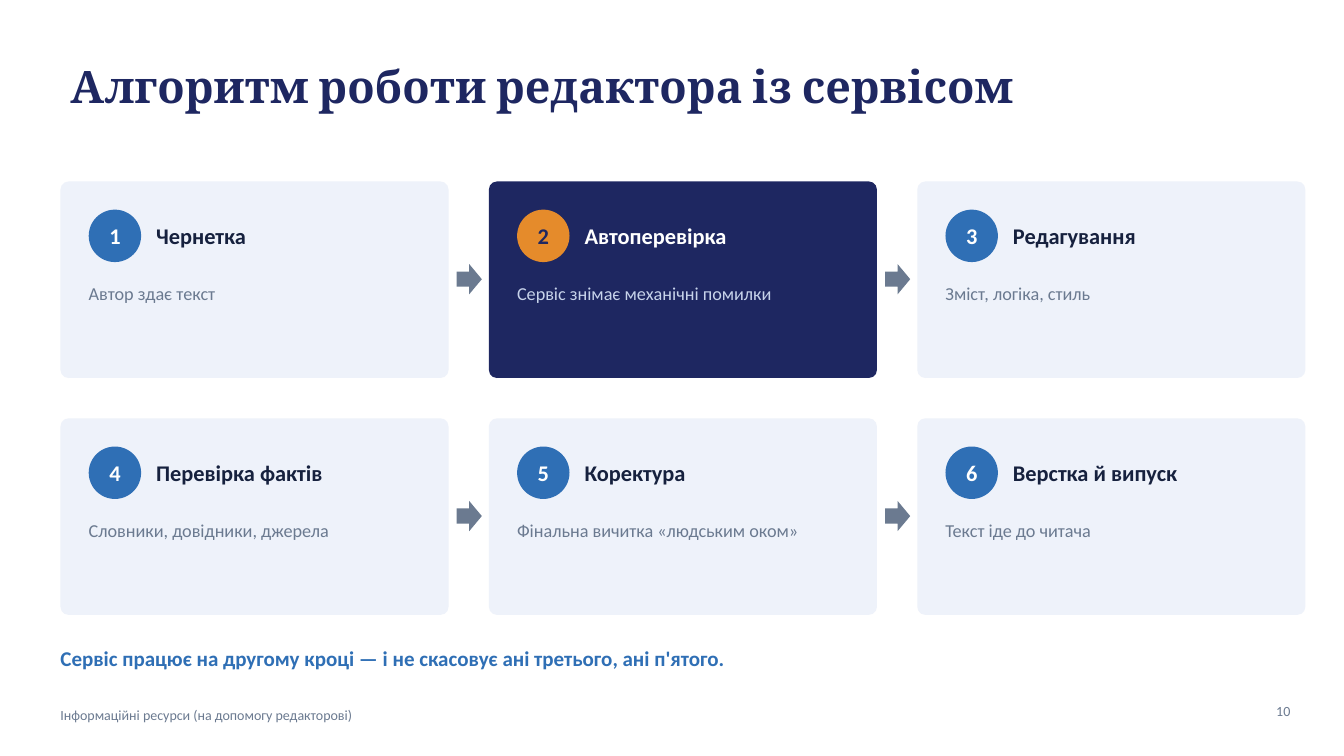
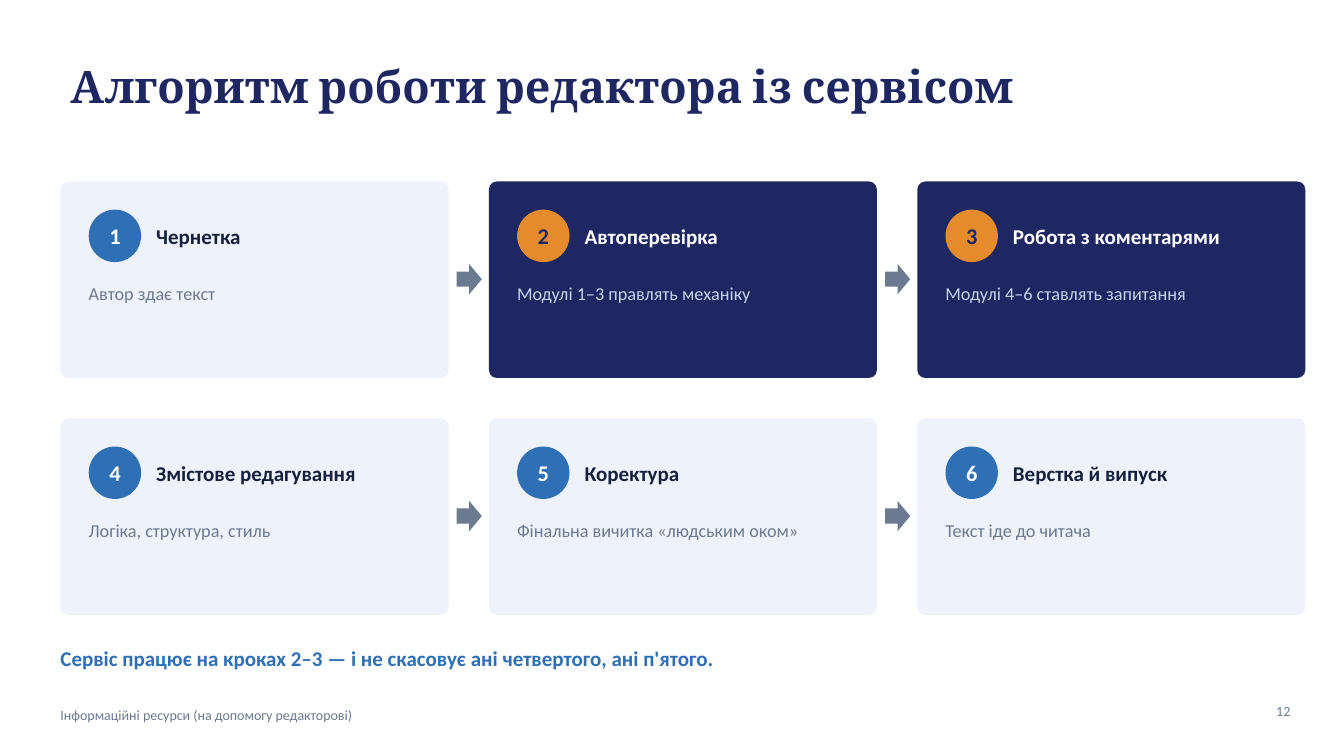
Before and after one commit to anesvidomin/VR, a slide deck: slide 12 of Informatsiini-resursy-OnlineCorrector.pptx (slide 10 before the commit). Drawn at 1344x756 pixels with LibreOffice and Linux fonts; fonts in the diff are those of the drawing. Boxes give left, top, right and bottom in pixels: in the first picture for what was removed or moved away, otherwise in the second. Text is boxed around its words. In the diff, an @@ line names an element or a change of style, - is before the commit and + after.

```diff
--- a/Informatsiini-resursy-OnlineCorrector.pptx
+++ b/Informatsiini-resursy-OnlineCorrector.pptx
@@ rounded rectangle at (x1=918, y1=181, x2=1306, y2=378): fill #EEF2FA to #1E2761 @@
@@ text "3" at (x1=966, y1=229, x2=977, y2=244): text colour #FFFFFF to #1E2761 @@
@@ ellipse at (x1=946, y1=210, x2=998, y2=262): fill #2F6FB5 to #E58B2B @@
@@ text at (x1=1013, y1=229, x2=1220, y2=248): text changed; size 16 to 15 pt; text colour #16213E to #FFFFFF @@
-Редагування
+Робота з коментарями
@@ text at (x1=517, y1=287, x2=750, y2=303): text changed @@
-Сервіс знімає механічні помилки
+Модулі 1–3 правлять механіку
@@ text at (x1=945, y1=287, x2=1185, y2=303): text changed; text colour #6B7A90 to #C7D3EA @@
-Зміст, логіка, стиль
+Модулі 4–6 ставлять запитання
@@ size 16 to 15 pt in 4 elements at (x1=156, y1=230, x2=240, y2=248), (x1=585, y1=229, x2=718, y2=248), (x1=585, y1=467, x2=680, y2=485), (x1=1013, y1=466, x2=1167, y2=485) @@
@@ text at (x1=156, y1=466, x2=355, y2=485): text changed; size 16 to 15 pt @@
-Перевірка фактів
+Змістове редагування
@@ text at (x1=89, y1=524, x2=270, y2=540): text changed @@
-Словники, довідники, джерела
+Логіка, структура, стиль
@@ text at (x1=60, y1=651, x2=713, y2=670): text changed @@
-Сервіс працює на другому кроці — і не скасовує ані третього, ані п'ятого.
+Сервіс працює на кроках 2–3 — і не скасовує ані четвертого, ані п'ятого.
@@ page number at (x1=1276, y1=707, x2=1290, y2=716): text changed @@
-10
+12
```
Also in this commit, not shown: 7 other slides changed, 4 slides added, 2 slides removed.
